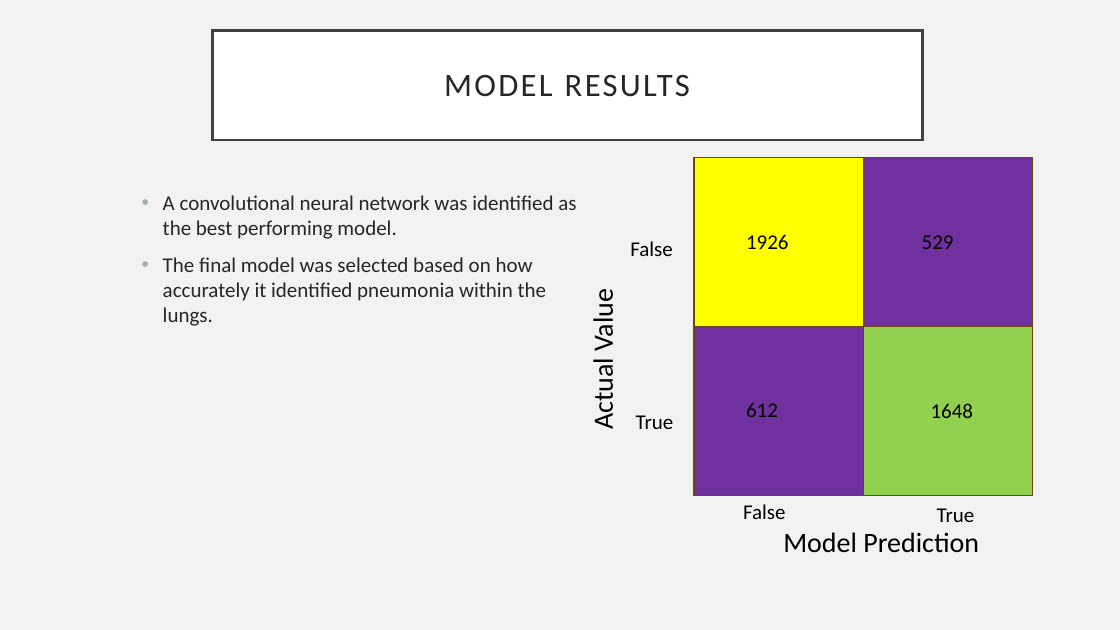
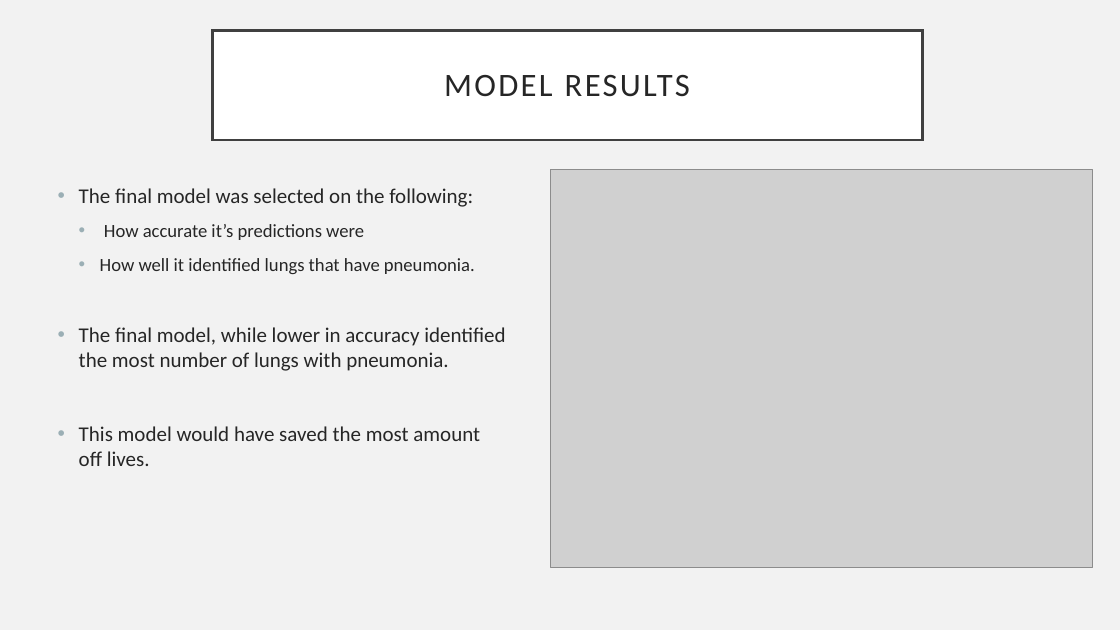
Before and after one commit to dragunat2016/Pneumonia_Image_Detection, a slide deck: slide 4 of Presentation.pptx. Drawn at 1120x630 pixels with LibreOffice and Linux fonts; fonts in the diff are those of the drawing; grey boxes stand for pictures. Boxes give left, top, right and bottom in pixels: in the first picture for what was removed or moved away, otherwise in the second. Text is boxed around its words. In the diff, an @@ line names an element or a change of style, - is before the commit and + after.

```diff
--- a/Presentation.pptx
+++ b/Presentation.pptx
@@ picture added at (551,169,1093,567) @@
@@ text at (79,188,505,466): text changed @@
-• A convolutional neural network was identified as the best performing model.
-• The final model was selected based on how accurately it identified pneumonia within the lungs.
+• The final model was selected on the following:
+  • How accurate it’s predictions were
+  • How well it identified lungs that have pneumonia.
+• The final model, while lower in accuracy identified the most number of lungs with pneumonia.
+• This model would have saved the most amount off lives.
@@ text removed at (746,234,789,249) @@
-1926
@@ text removed at (922,235,954,249) @@
-529
@@ text removed at (630,241,673,256) @@
-False
@@ text removed at (586,295,620,428) @@
-Actual Value
@@ group removed at (694,157,1033,495): 4 rectangles @@
@@ text removed at (636,415,674,429) @@
-True
@@ text removed at (746,403,778,417) @@
-612
@@ text removed at (931,403,974,418) @@
-1648
@@ text removed at (743,504,786,519) @@
-False
@@ text removed at (937,508,975,522) @@
-True
@@ text removed at (783,532,979,553) @@
-Model Prediction
```
Also in this commit, not shown: 1 other slide changed, 14 other files.
